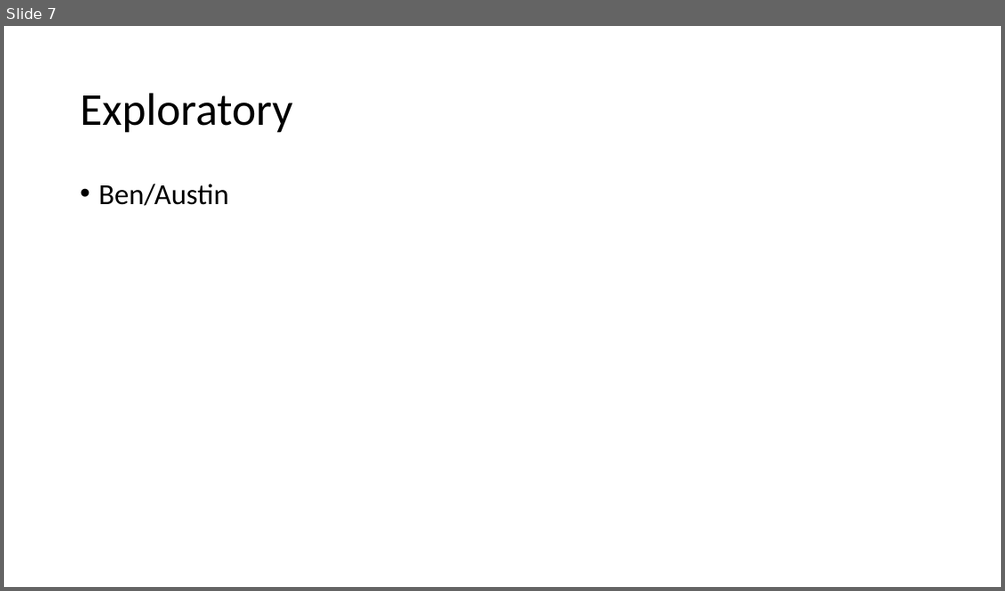
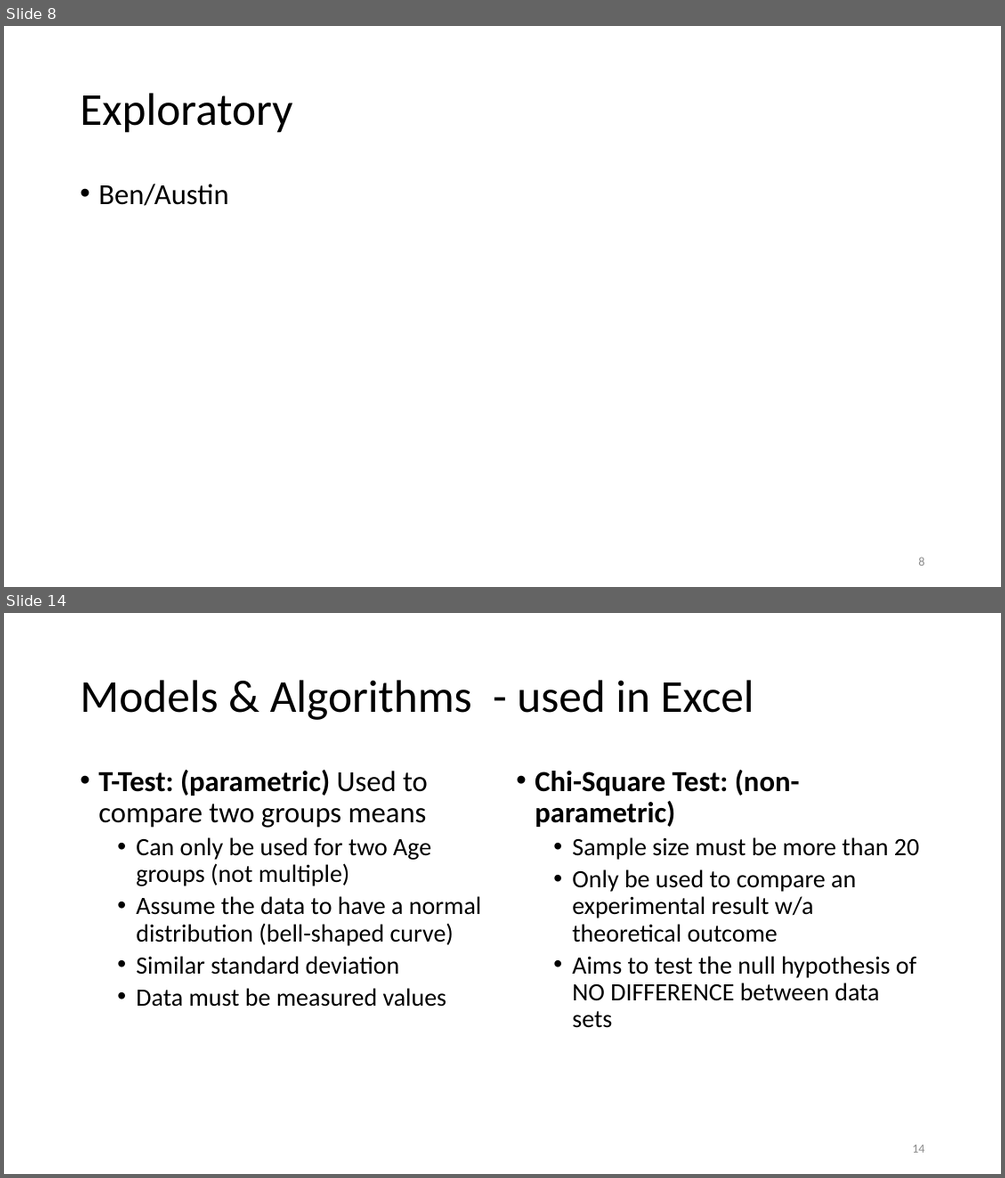
Before and after one commit to elkinst65/QTW_08, a slide deck: infographic.pptx. Shown one above the other, each under a label of ours: slide 7 before the commit, slides 8 and 14 after it; the slides between them are not shown. The pictures are 1005x591 and 1005x1178 pixels, drawn with LibreOffice and Linux fonts; fonts in the diff are those of the drawing. Boxes give left, top, right and bottom in pixels: in the first picture for what was removed or moved away, otherwise in the second. Text is boxed around its words. In the diff, an @@ line names an element or a change of style, - is before the commit and + after.

```diff
--- a/infographic.pptx
+++ b/infographic.pptx
@@ slide 14 added at (4,613,1001,1174), background #FFFFFF @@
@@ title added at (80,680,754,720), 44 pt, text #000000 @@
+Models & Algorithms - used in Excel
@@ text added at (98,770,481,1006), 24 pt, text #000000 @@
+• T-Test: (parametric) Used to compare two groups means
+  • Can only be used for two Age groups (not multiple)
+  • Assume the data to have a normal distribution (bell-shaped curve)
+  • Similar standard deviation
+  • Data must be measured values
@@ text added at (534,770,919,1028), 24 pt, text #000000 @@
+• Chi-Square Test: (non-parametric)
+  • Sample size must be more than 20
+  • Only be used to compare an experimental result w/a theoretical outcome
+  • Aims to test the null hypothesis of NO DIFFERENCE between data sets
@@ page number added at (912,1144,924,1152), 12 pt, text #8C8C8C @@
+14
@@ what was slide 7 is now slide 8 @@
@@ slide 8 changed as well @@
@@ page number added at (918,556,924,565), 12 pt, text #8C8C8C @@
+8
```
Also in this commit, not shown: 6 other slides changed, 8 other slides added, 1 slide removed.
